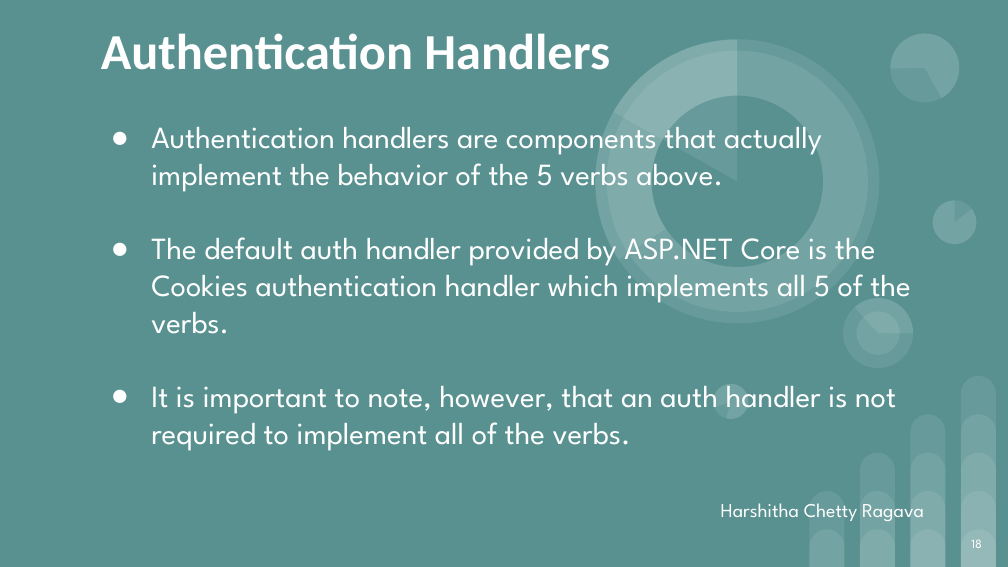
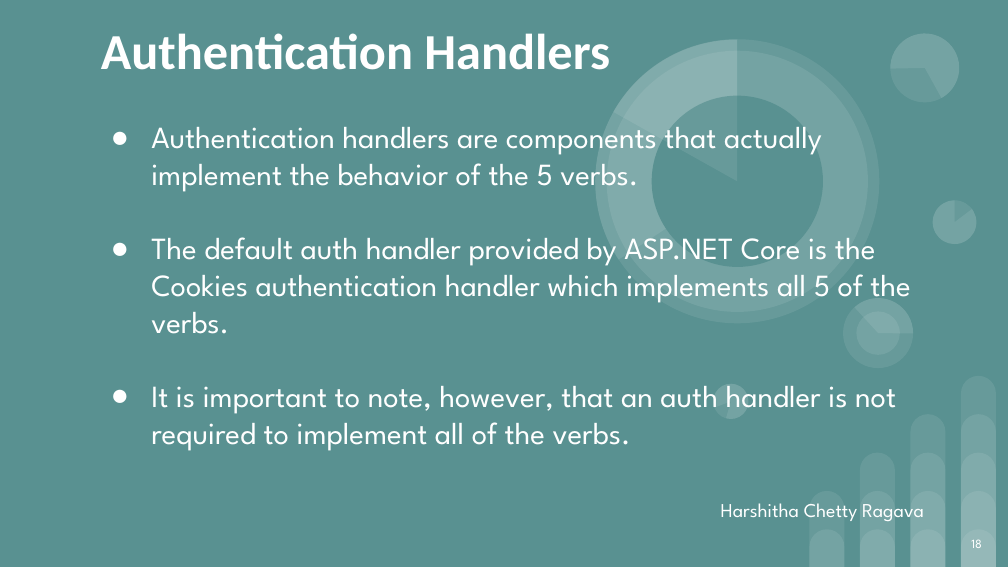
Before and after one commit to HarshithaChettyRagava/WebAuthentication, a slide deck: slide 18 of C # Presentation.pptx. Drawn at 1008x567 pixels with LibreOffice and Linux fonts; fonts in the diff are those of the drawing. Boxes give left, top, right and bottom in pixels: in the first picture for what was removed or moved away, otherwise in the second. Text is boxed around its words. In the diff, an @@ line names an element or a change of style, - is before the commit and + after.

```diff
--- a/C # Presentation.pptx
+++ b/C # Presentation.pptx
@@ subtitle at bbox=[151, 117, 822, 192]: text changed @@
-● Authentication handlers are components that actually implement the behavior of the 5 verbs above.
+● Authentication handlers are components that actually implement the behavior of the 5 verbs.
```
Also in this commit, not shown: 2 other slides changed, 28 other files.
